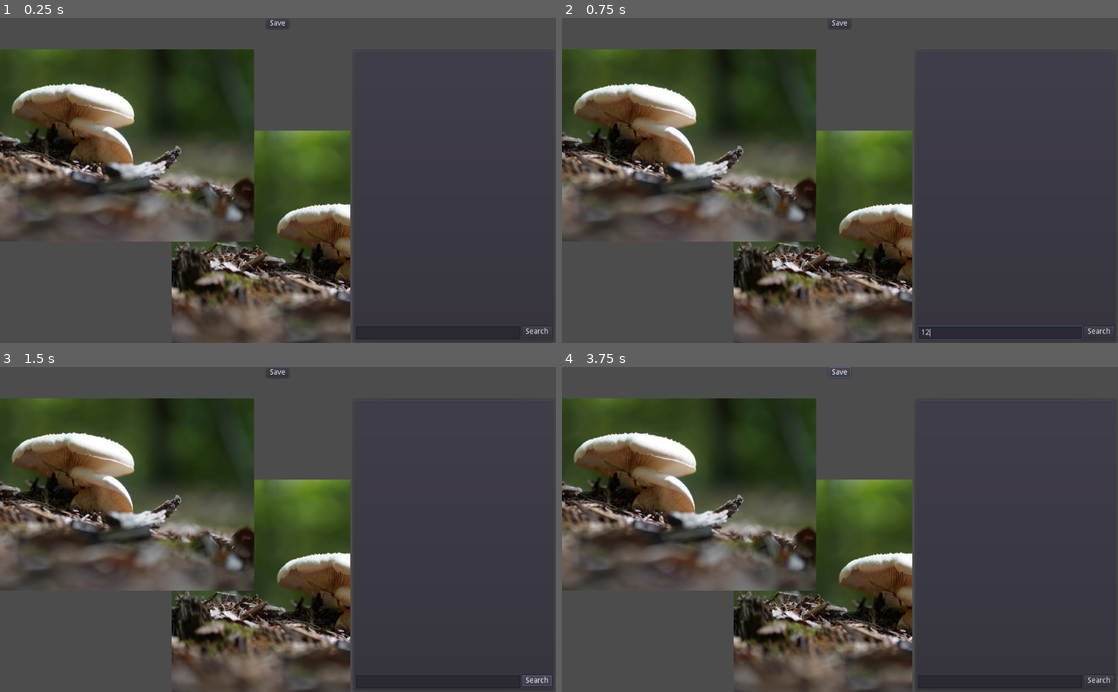
Above: before the commit, frames 1-4 (two rows, left to right).
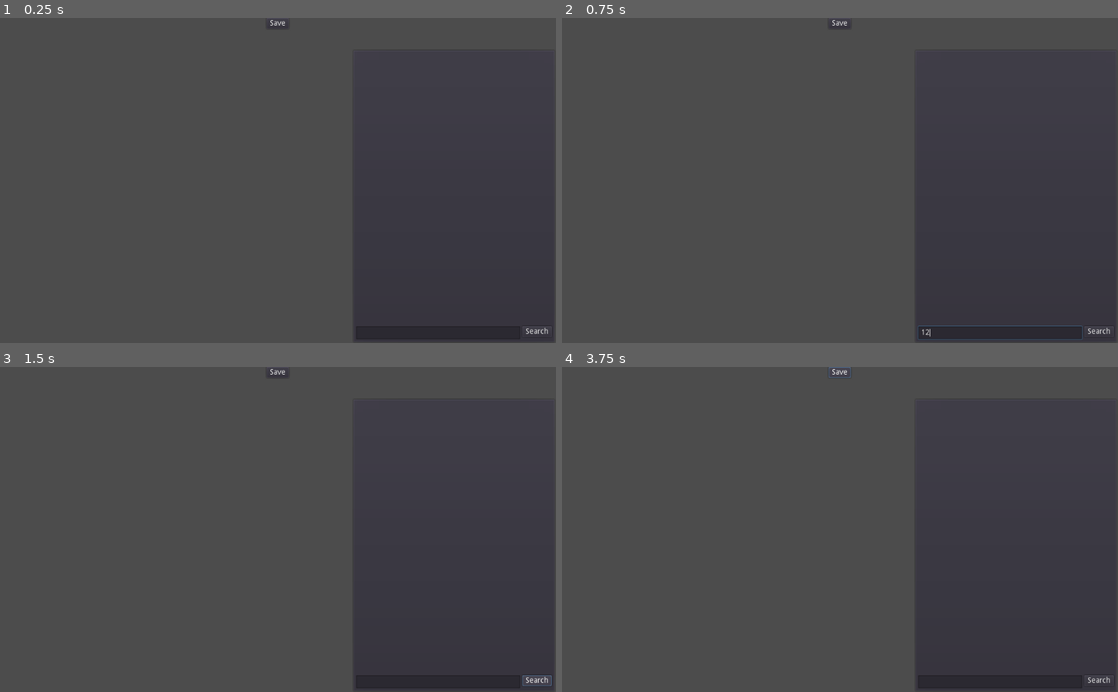
Above: after the commit, the same moments.

Repository: marschium/story_maker
Game: Godot game, scene res://Editor.tscn
The game is run twice, just before and just after one commit, with the same random seed, the same clock (stepped at 60 frames per second) and the same inputs. The project has no main scene, so this scene is started directly.
Inputs (mouse positions are in pixels of both pictures, inside the frame that each line leads up to):
- Up to frame 1 (0.25 s): no input
- Up to frame 2 (0.75 s): click (1001, 333) at 0.52 s; type "12" at 0.6 s
- Up to frame 3 (1.5 s): click "Search" at 1.25 s
- Up to frame 4 (3.75 s): click "Search" at 2 s; click "Search" at 2.75 s; click "Save" at 3.5 s

The runs differ from the first frame. In frame 1, 34% of the frame differs, in the area x 0-63%, y 9-100%; in frame 2, 34%; in frame 3, 34%; in frame 4, 34%.
Error in both runs: Invalid get index 'hits' (on base: 'Nil'). (res://PictureDownload.gd:27)

Commit message:
added scale and rotate

Diff:
--- a/EditorElement.gd
+++ b/EditorElement.gd
@@ -3,18 +3,19 @@
 var hovered = false
 var bounds = Vector2(0,0)
 var button_down = false
+var modify_key = false
 
 # Called when the node enters the scene tree for the first time.
 func _ready():
-    #connect("mouse_entered", self, "_mouse_over", [true])
-    #connect("mouse_exited", self, "_mouse_over", [false])
     bounds = get_viewport().size
 
 func _input(event):
     return
 
-#func _mouse_over(value):
-#    self.hovered = value
+func _process(delta):
+    modify_key = false
+    if Input.is_key_pressed(KEY_SHIFT):
+        modify_key = true
 
 func initalise(image):
     var tex = ImageTexture.new()
@@ -31,12 +32,16 @@
 func get_item_to_save():
     var sprite = $Sprite.duplicate()
     sprite.position = position
+    sprite.scale = scale
+    sprite.rotation = rotation
     return sprite
 
 func save_resources_to_packer(packer):
     packer.add_file($Sprite.texture.resource_path, $Sprite.texture.resource_path)
 
 func _on_EditorElement_input_event(viewport, event, shape_idx):
+
+    # move
     if event is InputEventMouseMotion and self.button_down:
         position = event.position
         if position.x < 0:
@@ -48,6 +53,24 @@
         if position.y > bounds.y:
             position.y = bounds.y
 
+    # scale and rotate
+    if event is InputEventMouseButton \
+    and event.button_index == BUTTON_WHEEL_DOWN \
+    and self.button_down:
+        if self.modify_key:
+            rotation_degrees -= 10
+        else:
+            scale = Vector2(scale.x - 0.05, scale.y - 0.05)
+
+    if event is InputEventMouseButton \
+    and event.button_index == BUTTON_WHEEL_UP \
+    and self.button_down:
+        if self.modify_key:
+            rotation_degrees += 10
+        else:
+            scale = Vector2(scale.x + 0.05, scale.y + 0.05)
+
+    # click
     if event is InputEventMouseButton and event.button_index == BUTTON_LEFT:
         if event.is_pressed():
             self.button_down = true
--- a/World.tscn
+++ b/World.tscn
@@ -1,20 +1,6 @@
-[gd_scene load_steps=4 format=2]
+[gd_scene load_steps=2 format=2]
 
-[ext_resource path="res://test.png" type="Texture" id=1]
-[ext_resource path="res://EditorElement.tscn" type="PackedScene" id=2]
 [ext_resource path="res://World.gd" type="Script" id=3]
 
 [node name="World" type="Node2D"]
 script = ExtResource( 3 )
-
-[node name="EditorElement" parent="." instance=ExtResource( 2 )]
-position = Vector2( 636.098, 363.269 )
-
-[node name="Sprite" type="Sprite" parent="EditorElement"]
-texture = ExtResource( 1 )
-
-[node name="EditorElement2" parent="." instance=ExtResource( 2 )]
-position = Vector2( 147.719, 141.69 )
-
-[node name="Sprite" type="Sprite" parent="EditorElement2"]
-texture = ExtResource( 1 )
